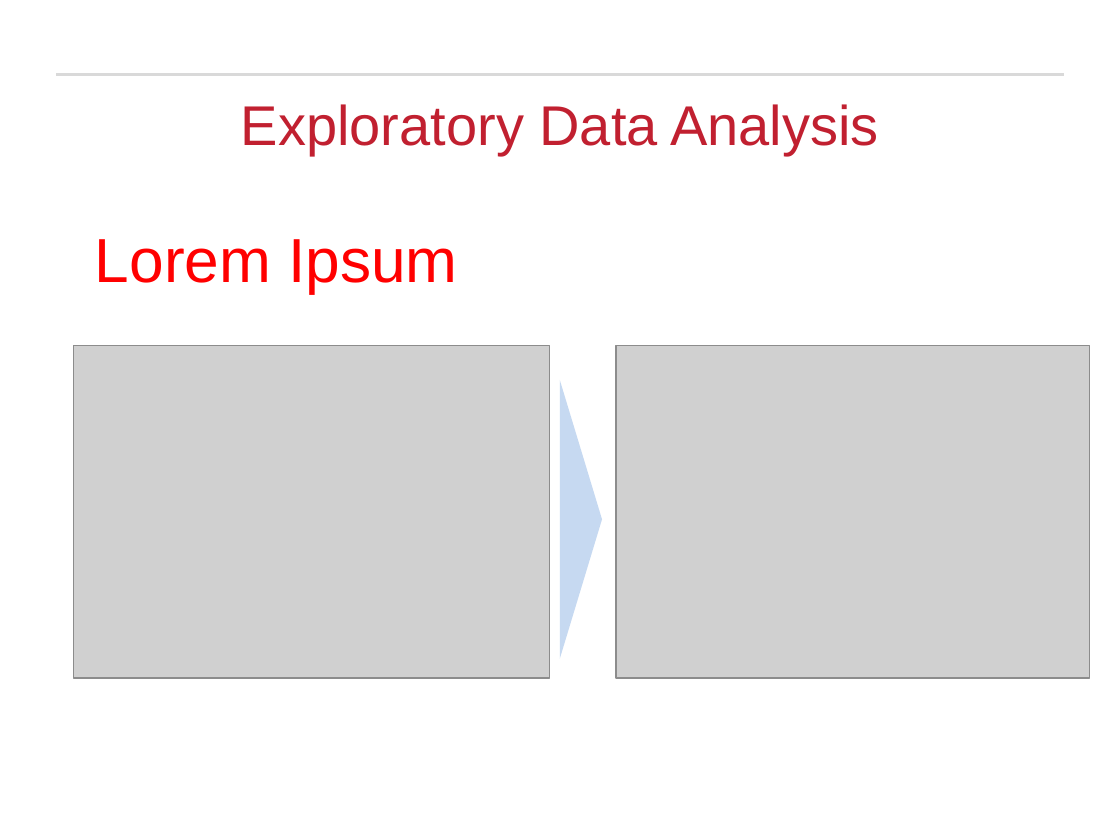
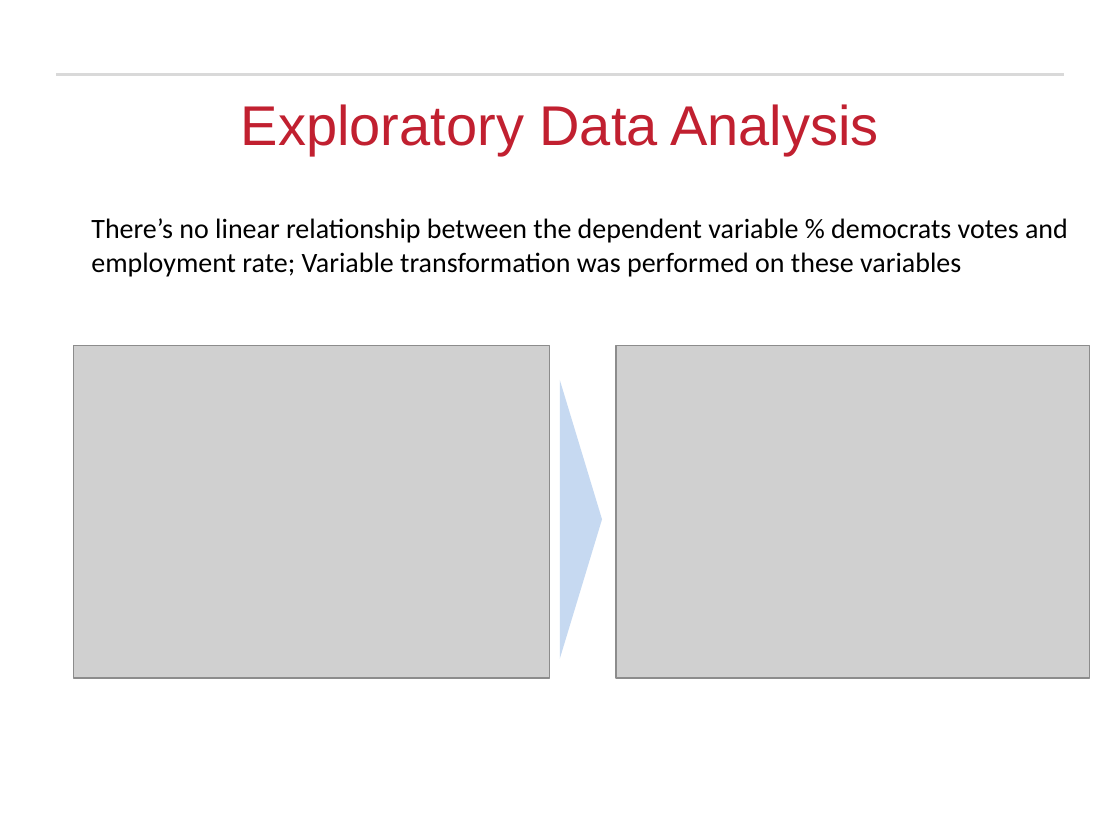
Before and after one commit to rajakash31/Presidential_Election_2016_Classification, a slide deck: slide 8 of Final Submission/Presidential Election Analysis_Final.pptx. Drawn at 1120x840 pixels with LibreOffice and Linux fonts; fonts in the diff are those of the drawing; grey boxes stand for pictures; background and template pictures are left out. Boxes give left, top, right and bottom in pixels: in the first picture for what was removed or moved away, otherwise in the second. Text is boxed around its words. In the diff, an @@ line names an element or a change of style, - is before the commit and + after.

```diff
--- a/Final Submission/Presidential Election Analysis_Final.pptx
+++ b/Final Submission/Presidential Election Analysis_Final.pptx
@@ text added at (x1=91, y1=218, x2=1068, y2=277), 18 pt, text #000000 @@
+There’s no linear relationship between the dependent variable % democrats votes and employment rate; Variable transformation was performed on these variables
@@ text removed at (x1=95, y1=239, x2=457, y2=293) @@
-Lorem Ipsum
```
Also in this commit, not shown: 2 other slides changed, 1 slide added, 1 other file.
